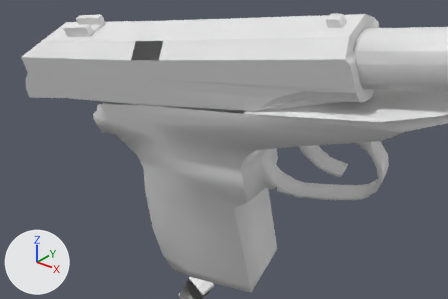
A saved change to the OBJ model Vertex_Animation_Compiler/Assets/Makarov_Pistol_Reload170.obj.
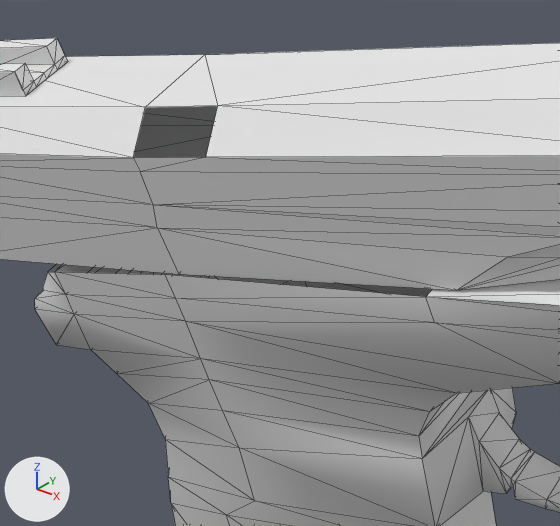
There are two pictures of each version: one from a 50 mm camera at (0.4887, -0.2752, 0.012) aimed at (0.37, -0.1269, -0.08), one close up on the part from 18% to 66% of the width and 0% to 67% of the height. The axes (+X, +Y, +Z) are drawn at lower left. The lights are the same throughout. The close-ups show mesh edges as thin lines. Where no turn or scale is listed for an object, it has been applied to the vertices.

The scene before the commit, as lines of its bpy script (objects in view):
```python
me_rest_of_the_gun_sphere = bpy.data.meshes.new('Rest_of_the_gun_Sphere')
me_rest_of_the_gun_sphere.from_pydata(...)  # 272 vertices, 519 faces; spans x 0.3114..0.4582, y -0.1385..-0.0827, z -0.1592..-0.0257
# before: 164 (0.3788, -0.1087, -0.0546), 166 (0.3205, -0.1385, -0.0722) at pixel (47, 271), 175 (0.3218, -0.1384, -0.0719) at pixel (54, 271), 178 (0.3822, -0.1326, -0.0618) at pixel (425, 296), 179 (0.3422, -0.1367, -0.0677) at pixel (165, 274)
# before: 180 (0.3183, -0.1145, -0.0646), 181 (0.3387, -0.1128, -0.0605), 183 (0.317, -0.1146, -0.065)
me_top_slider_sphere_001 = bpy.data.meshes.new('Top_Slider_Sphere.001')
me_top_slider_sphere_001.from_pydata(...)  # 127 vertices, 227 faces; spans x 0.2787..0.4181, y -0.1467..-0.1085, z -0.0779..-0.0286
ob_rest_of_the_gun_sphere = bpy.data.objects.new('Rest_of_the_gun_Sphere', me_rest_of_the_gun_sphere)
ob_rest_of_the_gun_sphere.location = (0.0, 0.0, 0.0)
ob_top_slider_sphere_001 = bpy.data.objects.new('Top_Slider_Sphere.001', me_top_slider_sphere_001)
ob_top_slider_sphere_001.location = (0.0, 0.0, 0.0)
```
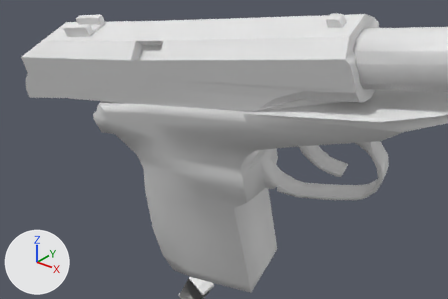
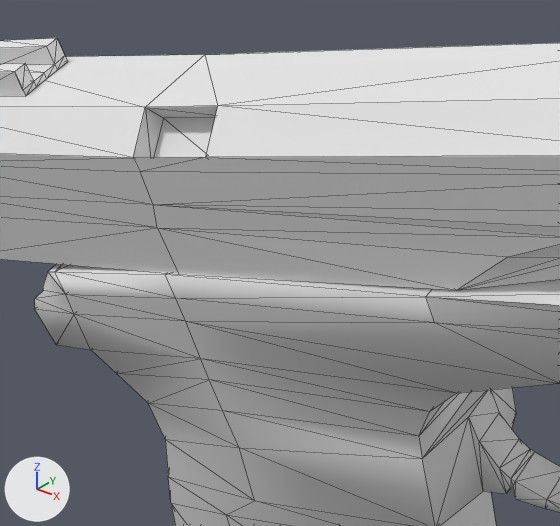
The change, as JSON lines over the scene's bpy script:
```json
{"block": "me_rest_of_the_gun_sphere", "where": "me_rest_of_the_gun_sphere.from_pydata(...)  # 272 vertices, 519 faces; spans x 0.3114..0.4582, y -0.1385..-0.0827, z -0.1592..-0.0257"}
{"block": "me_rest_of_the_gun_sphere", "where": "# used by ob_rest_of_the_gun_sphere; location = (0.0, 0.0, 0.0)"}
{"block": "me_rest_of_the_gun_sphere", "where": "# verts and faces of me_rest_of_the_gun_sphere; kept vertices keep their numbers, new ones are numbered from 272"}
{"block": "me_rest_of_the_gun_sphere", "change": "me_rest_of_the_gun_sphere part 1"}
{"op": "add", "block": "me_rest_of_the_gun_sphere", "code": "faces += [(164, 181, 179), (175, 179, 181), (166, 175, 183), (164, 179, 178), (175, 181, 180), (175, 180, 183)]"}
{"block": "me_top_slider_sphere_001", "where": "# used by ob_top_slider_sphere_001; location = (0.0, 0.0, 0.0)"}
{"op": "remove", "block": "me_top_slider_sphere_001", "code": "me_top_slider_sphere_001.from_pydata(...)  # 127 vertices, 227 faces; spans x 0.2787..0.4181, y -0.1467..-0.1085, z -0.0779..-0.0286"}
{"op": "add", "block": "me_top_slider_sphere_001", "code": "me_top_slider_sphere_001.from_pydata(...)  # 131 vertices, 237 faces; spans x 0.2787..0.4181, y -0.1467..-0.1085, z -0.0779..-0.0286"}
{"block": "me_top_slider_sphere_001", "change": "me_top_slider_sphere_001 part 2"}
{"block": "me_top_slider_sphere_001", "change": "4 vertices are added at (0.3541, -0.137, -0.0505), (0.3426, -0.1383, -0.0525), (0.3529, -0.1333, -0.0452), (0.3414, -0.1345, -0.0472)"}
{"block": "me_top_slider_sphere_001", "change": "10 new faces join them"}
```

Pixel boxes (x1, y1, x2, y2) of what changed, in the close-ups (560 x 526 px):
```json
{"part": 1, "of": "me_rest_of_the_gun_sphere", "change": "added", "after": [48, 264, 432, 297]}
{"part": 2, "of": "me_top_slider_sphere_001", "change": "added", "after": [133, 106, 218, 158]}
```
